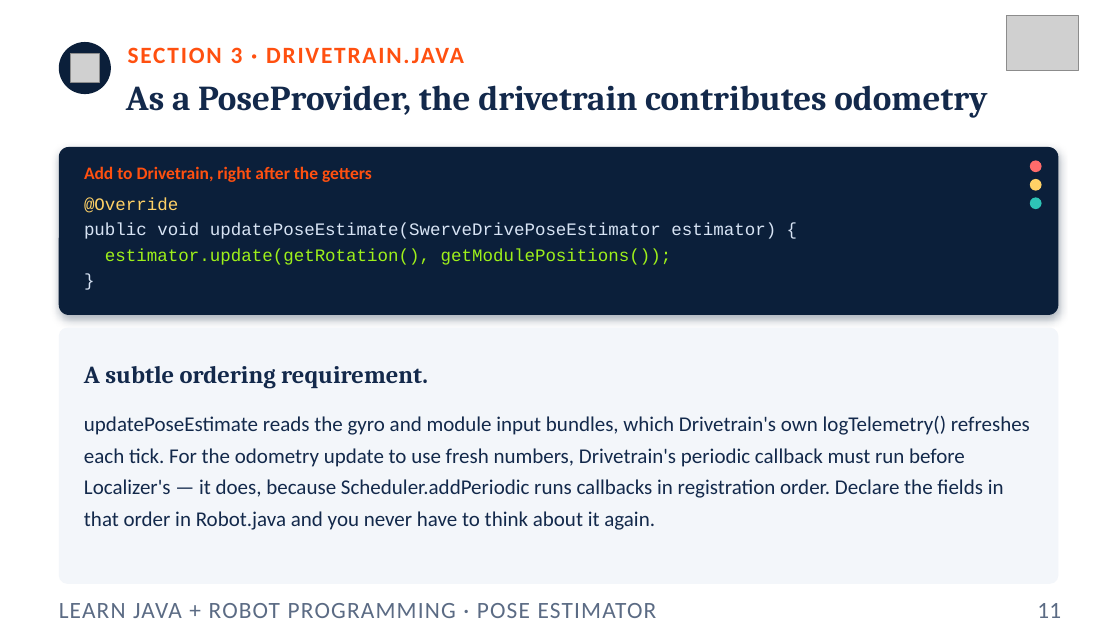
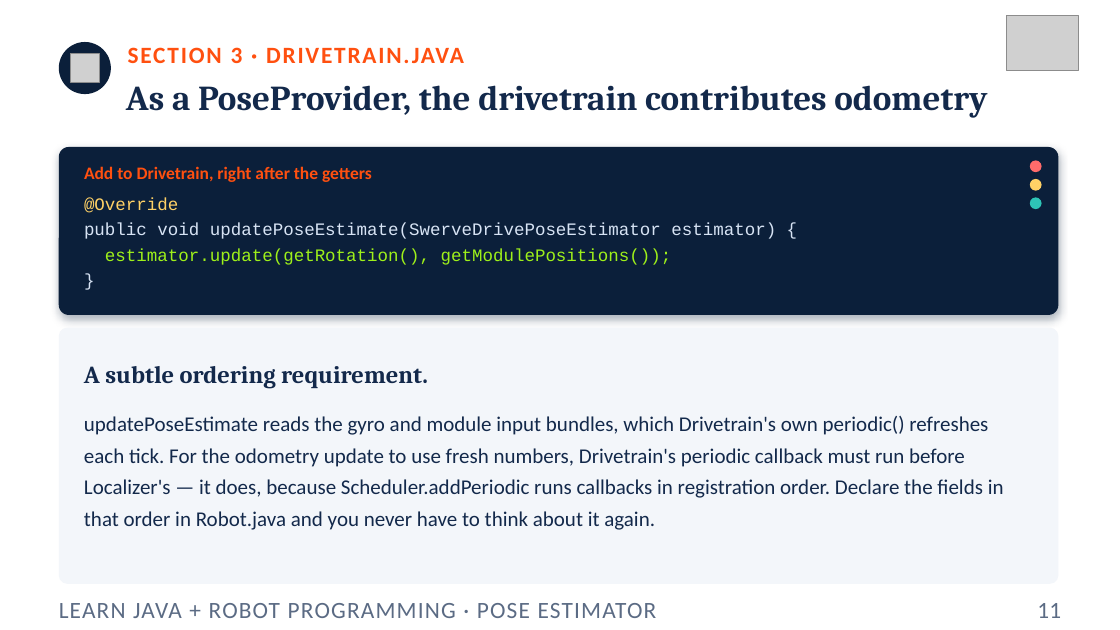
Before and after one commit to FRC5010/BasicRobotLessons, a slide deck: slide 11 of docs/presentations/v3/14-pose-estimator.pptx. Drawn at 1120x630 pixels with LibreOffice and Linux fonts; fonts in the diff are those of the drawing; grey boxes stand for pictures. Boxes give left, top, right and bottom in pixels: in the first picture for what was removed or moved away, otherwise in the second. Text is boxed around its words. In the diff, an @@ line names an element or a change of style, - is before the commit and + after.

```diff
--- a/docs/presentations/v3/14-pose-estimator.pptx
+++ b/docs/presentations/v3/14-pose-estimator.pptx
@@ text at bbox=[84, 416, 1004, 530]: text changed @@
-updatePoseEstimate reads the gyro and module input bundles, which Drivetrain's own logTelemetry() refreshes each tick. For the odometry update to use fresh numbers, Drivetrain's periodic callback must run before Localizer's — it does, because Scheduler.addPeriodic runs callbacks in registration order. Declare the fields in that order in Robot.java and you never have to think about it again.
+updatePoseEstimate reads the gyro and module input bundles, which Drivetrain's own periodic() refreshes each tick. For the odometry update to use fresh numbers, Drivetrain's periodic callback must run before Localizer's — it does, because Scheduler.addPeriodic runs callbacks in registration order. Declare the fields in that order in Robot.java and you never have to think about it again.
```
Also in this commit, not shown: 3 other slides changed, 11 other files.
